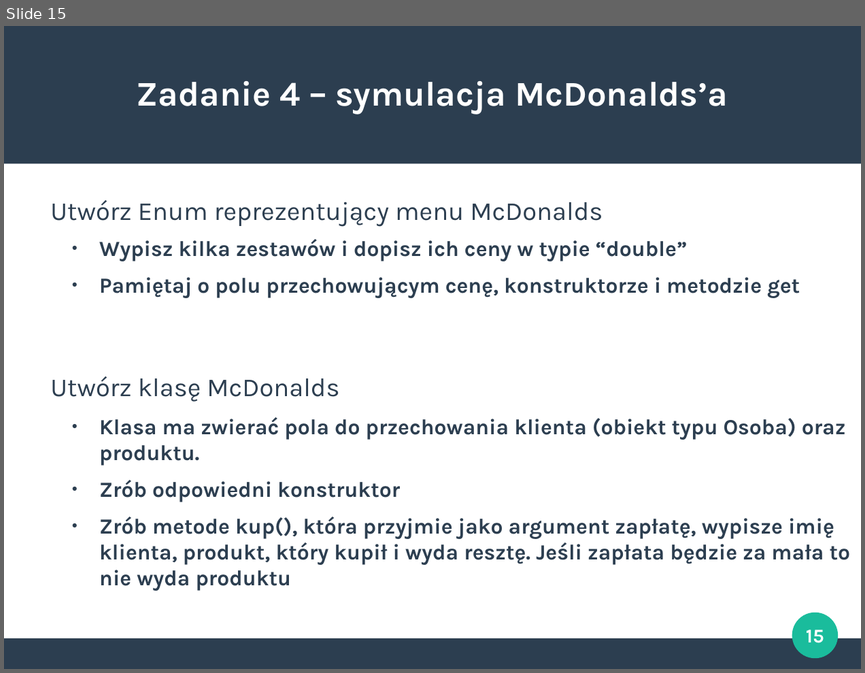
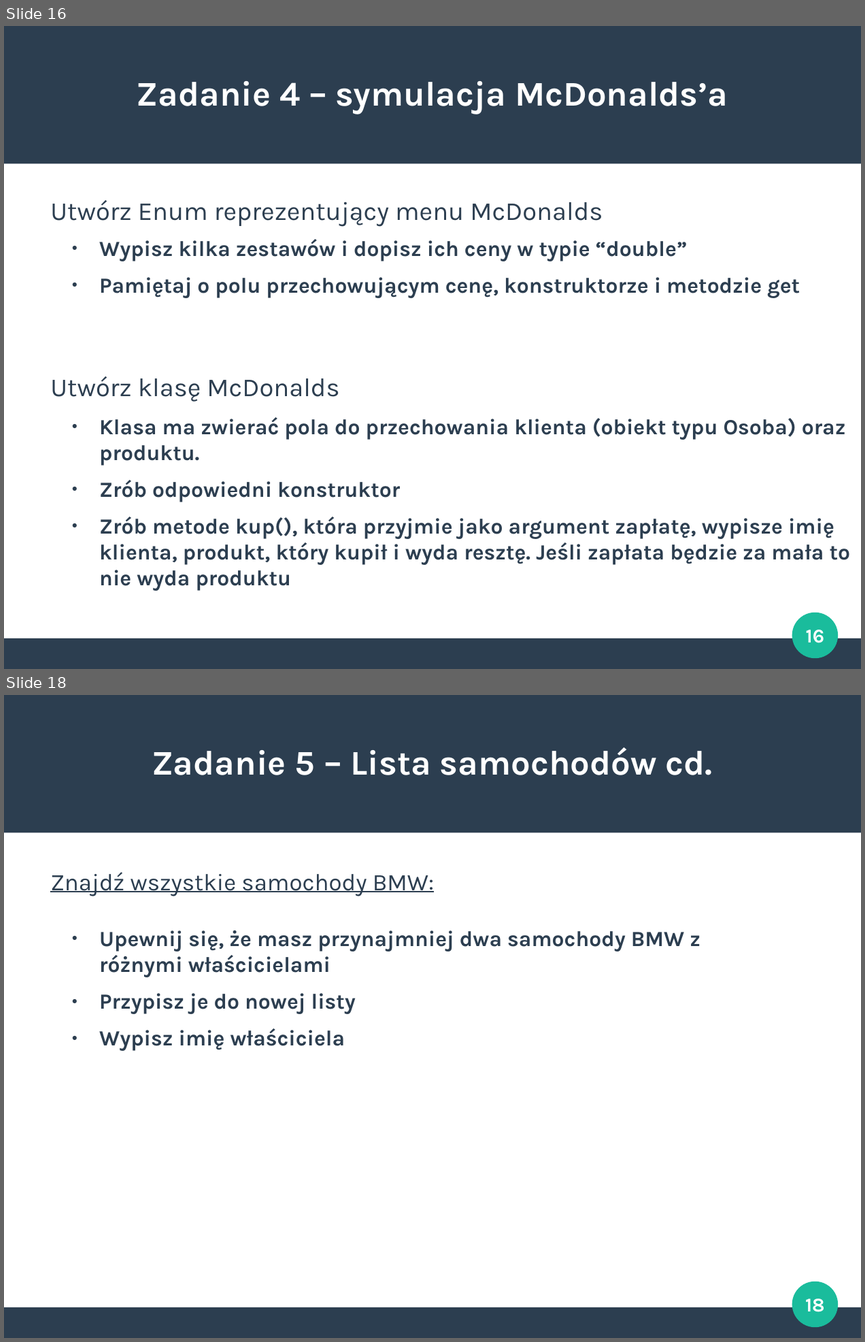
Before and after one commit to s-kaczmarek/Zaprogramowani, a slide deck: prezentacje/lekcja1.odp. Shown one above the other, each under a label of ours: slide 15 before the commit, slides 16 and 18 after it; the slides between them are not shown. The pictures are 865x673 and 865x1342 pixels, drawn with LibreOffice and Linux fonts; fonts in the diff are those of the drawing. Boxes give left, top, right and bottom in pixels: in the first picture for what was removed or moved away, otherwise in the second. Text is boxed around its words. In the diff, an @@ line names an element or a change of style, - is before the commit and + after.

```diff
--- a/prezentacje/lekcja1.odp
+++ b/prezentacje/lekcja1.odp
@@ slide 18 added at [4, 695, 861, 1338], background #FFFFFF; not listed: 3 template elements that a slide beside it also shows @@
@@ title added at [152, 747, 713, 775], 32 pt, text #FFFFFF, bold @@
+Zadanie 5 – Lista samochodów cd.
@@ text added at [50, 872, 434, 896], 22 pt, text #2C3E50, underline @@
+Znajdź wszystkie samochody BMW:
@@ text added at [99, 930, 700, 1051], 20 pt, text #2C3E50, bold @@
+● Upewnij się, że masz przynajmniej dwa samochody BMW z różnymi właścicielami
+● Przypisz je do nowej listy
+● Wypisz imię właściciela
@@ page number added at [805, 1298, 825, 1312], 18 pt, text #FFFFFF, bold @@
+18
@@ what was slide 15 is now slide 16 @@
@@ page number at [806, 629, 825, 643]: text changed @@
-15
+16
```
Also in this commit, not shown: 1 slide changed, 2 other slides added, 14 other files.
